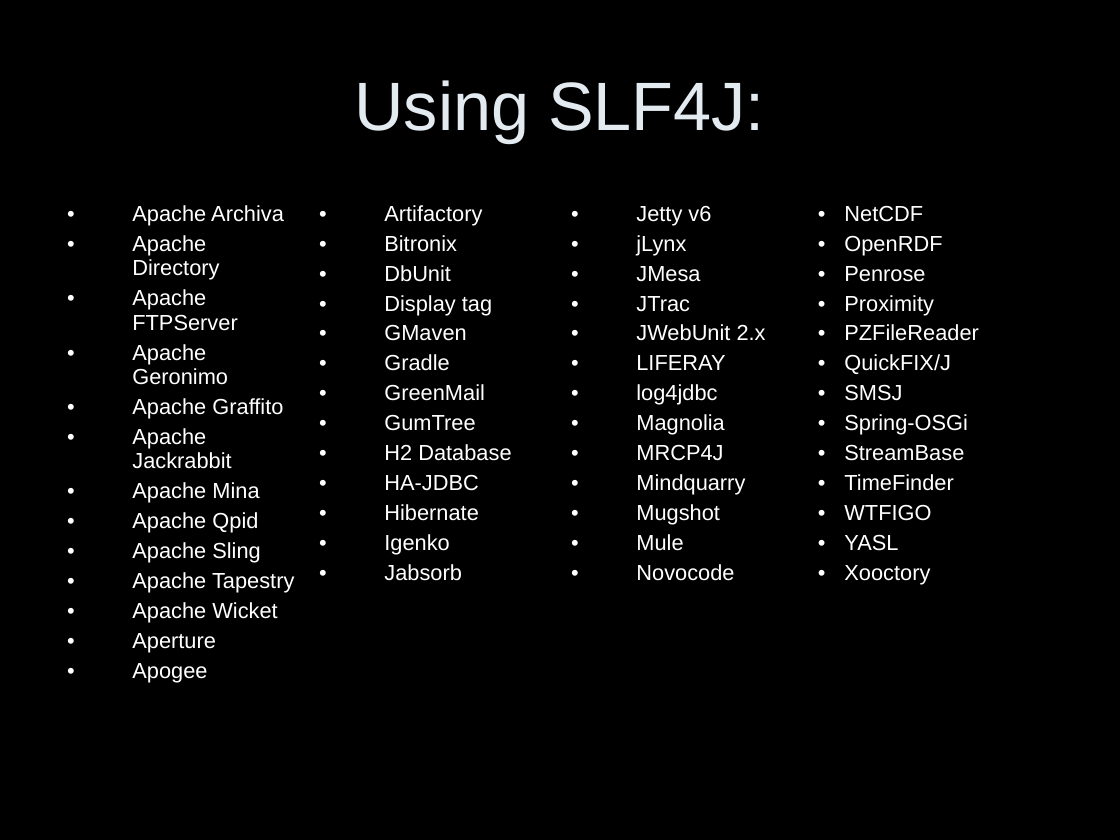
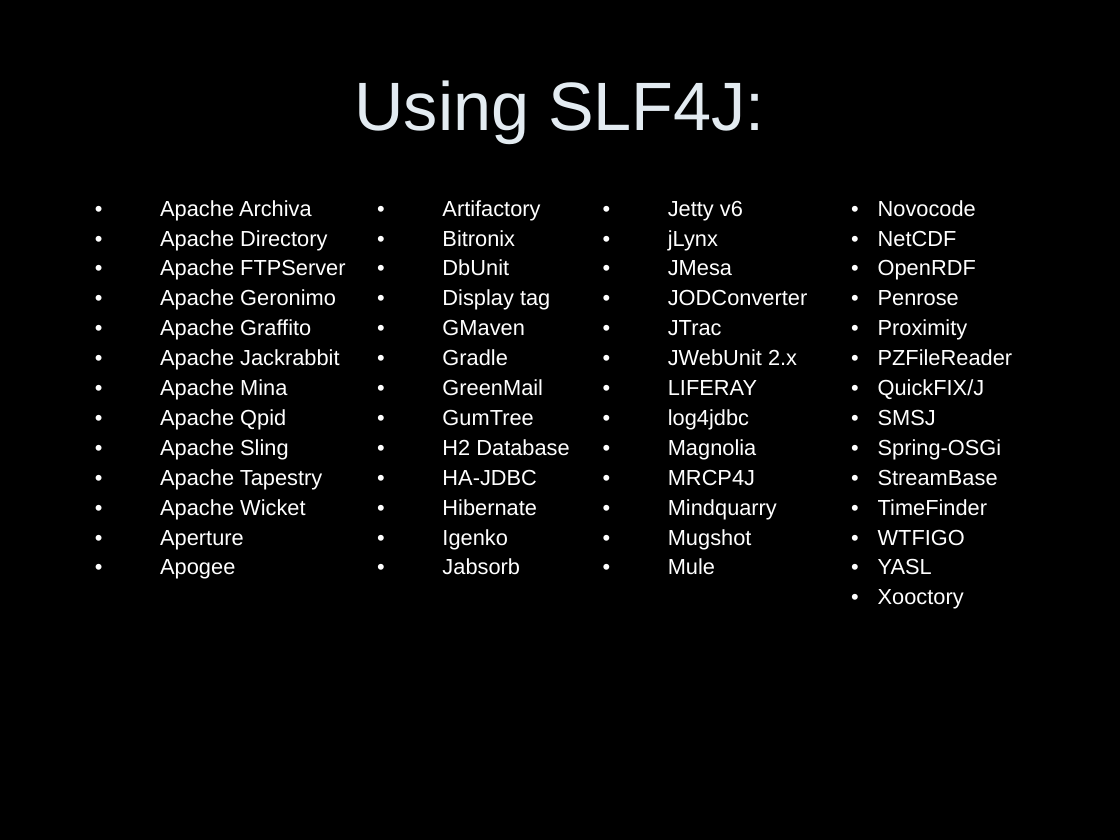
Before and after one commit to vs/junit4, a slide deck: slide 5 of modules/slf4j/slf4j-site/src/site/resources/slf4j-in-10-slides.ppt. Drawn at 1120x840 pixels with LibreOffice and Linux fonts; fonts in the diff are those of the drawing. Boxes give left, top, right and bottom in pixels: in the first picture for what was removed or moved away, otherwise in the second. Text is boxed around its words. In the diff, an @@ line names an element or a change of style, - is before the commit and + after.

Commit message:
- slf4j-in-10-slides OpenExpo 08 presentation (on going work)

```diff
--- a/modules/slf4j/slf4j-site/src/site/resources/slf4j-in-10-slides.ppt
+++ b/modules/slf4j/slf4j-site/src/site/resources/slf4j-in-10-slides.ppt
@@ table at <box>84,190,1054,750</box> @@
-row 1, column 3: Jetty v6 / jLynx / JMesa / JTrac / JWebUnit 2.x / LIFERAY / log4jdbc / Magnolia / MRCP4J / Mindquarry / Mugshot / Mule / Novocode
+row 1, column 3: Jetty v6 / jLynx / JMesa / JODConverter / JTrac / JWebUnit 2.x / LIFERAY / log4jdbc / Magnolia / MRCP4J / Mindquarry / Mugshot / Mule
-row 1, column 4: NetCDF / OpenRDF / Penrose / Proximity / PZFileReader / QuickFIX/J / SMSJ / Spring-OSGi / StreamBase / TimeFinder / WTFIGO / YASL / Xooctory
+row 1, column 4: Novocode / NetCDF / OpenRDF / Penrose / Proximity / PZFileReader / QuickFIX/J / SMSJ / Spring-OSGi / StreamBase / TimeFinder / WTFIGO / YASL / Xooctory
@@ table: place and size @@
-table at <box>56,196,1064,750</box>
+table at <box>84,190,1054,750</box>
```
